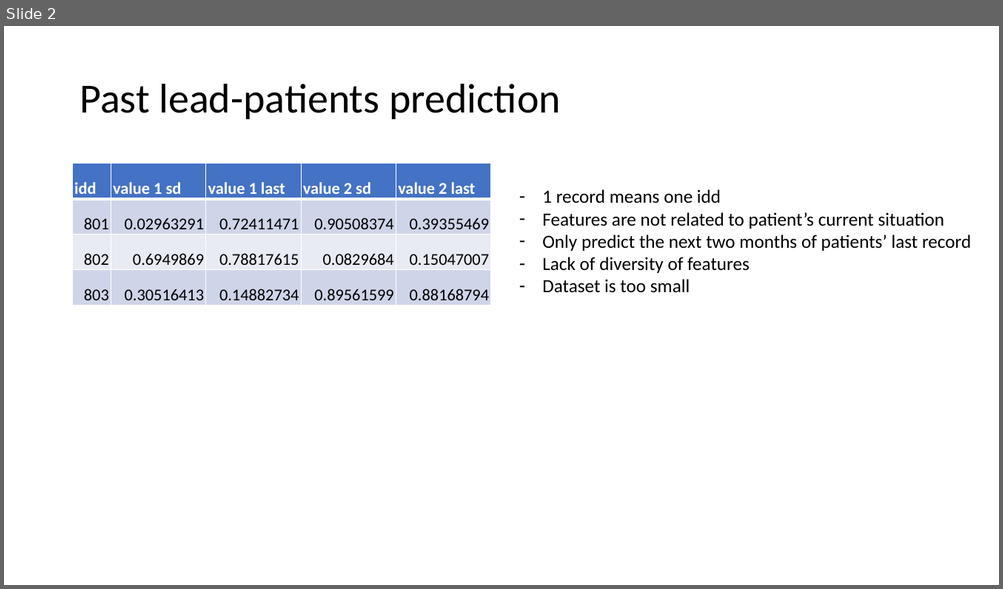
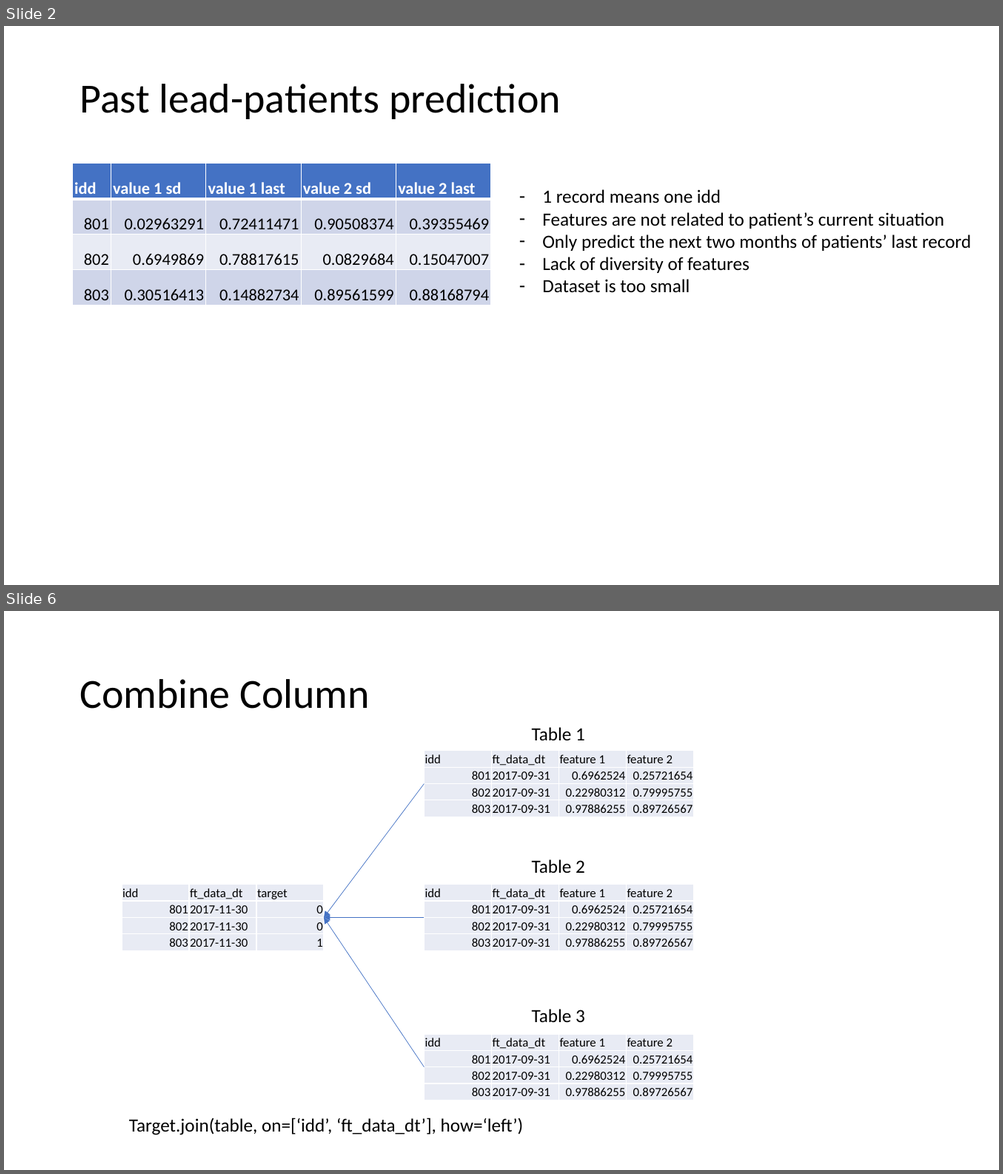
Before and after one commit to Jack47744/Kiddi, a slide deck: Presentation1.pptx. Shown one above the other, each under a label of ours: slide 2 before the commit, slides 2 and 6 after it; the slides between them are not shown. The pictures are 1003x589 and 1003x1174 pixels, drawn with LibreOffice and Linux fonts; fonts in the diff are those of the drawing. Boxes give left, top, right and bottom in pixels: in the first picture for what was removed or moved away, otherwise in the second. Text is boxed around its words. In the diff, an @@ line names an element or a change of style, - is before the commit and + after.

```diff
--- a/Presentation1.pptx
+++ b/Presentation1.pptx
@@ slide 6 added at (4, 611, 999, 1170), background #FFFFFF @@
@@ title added at (79, 679, 370, 709), 40 pt, text #000000 @@
+Combine Column
@@ text added at (532, 727, 585, 741), 18 pt, text #000000 @@
+Table 1
@@ table added at (424, 751, 693, 817), 4 rows, 4 columns @@
+idd | ft_data_dt | feature 1 | feature 2
+801 | 2017-09-31 | 0.6962524 | 0.25721654
+802 | 2017-09-31 | 0.22980312 | 0.79995755
+803 | 2017-09-31 | 0.97886255 | 0.89726567
@@ arrow added from (424, 784) to (324, 917), #4472C4 0.5 pt @@
@@ text added at (532, 860, 585, 873), 18 pt, text #000000 @@
+Table 2
@@ table added at (122, 885, 324, 951), 4 rows, 3 columns @@
+idd | ft_data_dt | target
+801 | 2017-11-30 | 0
+802 | 2017-11-30 | 0
+803 | 2017-11-30 | 1
@@ table added at (424, 885, 693, 951), 4 rows, 4 columns @@
+idd | ft_data_dt | feature 1 | feature 2
+801 | 2017-09-31 | 0.6962524 | 0.25721654
+802 | 2017-09-31 | 0.22980312 | 0.79995755
+803 | 2017-09-31 | 0.97886255 | 0.89726567
@@ arrow added from (424, 917) to (324, 917), #4472C4 0.5 pt @@
@@ arrow added from (424, 1068) to (324, 917), #4472C4 0.5 pt @@
@@ text added at (532, 1009, 585, 1022), 18 pt, text #000000 @@
+Table 3
@@ table added at (424, 1034, 693, 1100), 4 rows, 4 columns @@
+idd | ft_data_dt | feature 1 | feature 2
+801 | 2017-09-31 | 0.6962524 | 0.25721654
+802 | 2017-09-31 | 0.22980312 | 0.79995755
+803 | 2017-09-31 | 0.97886255 | 0.89726567
@@ text added at (129, 1118, 523, 1136), 18 pt, text #000000 @@
+Target.join(table, on=[‘idd’, ‘ft_data_dt’], how=‘left’)
```
Also in this commit, not shown: 2 slides changed, 2 other slides added, 3 other files.
